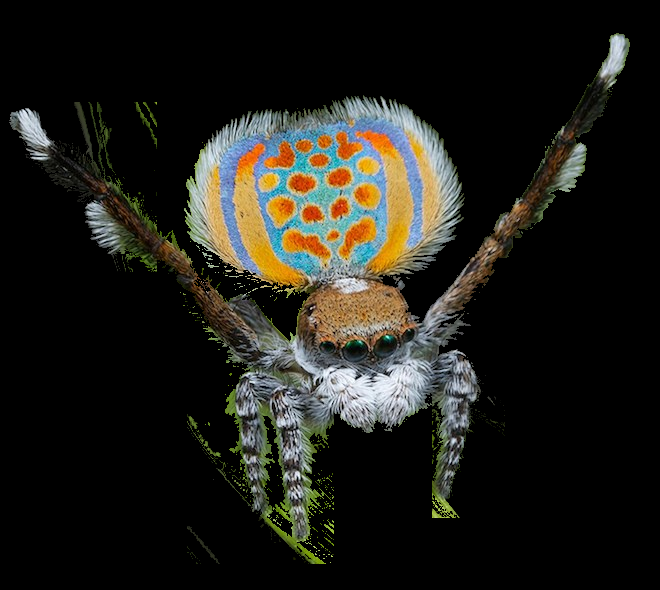
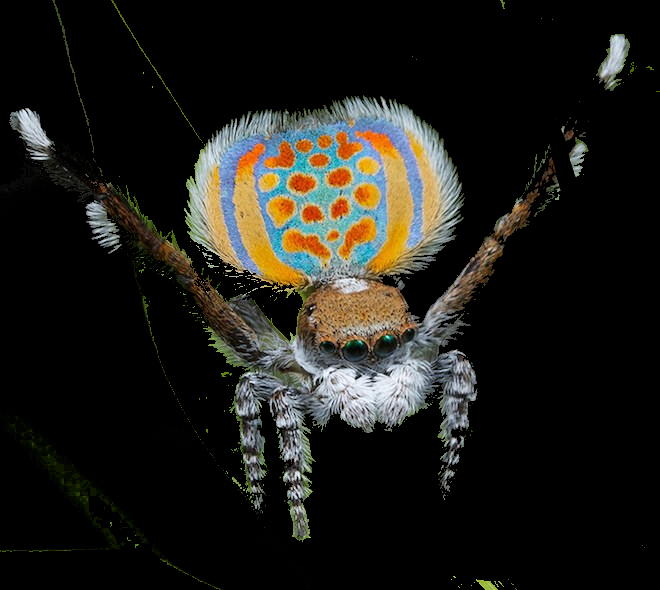
Layers edited between the first and the second 660 x 590 image:
renamed "peacock_spider_mask.png" to "peacock_spider.jpg", painted on it over [0, 0, 660, 590]
